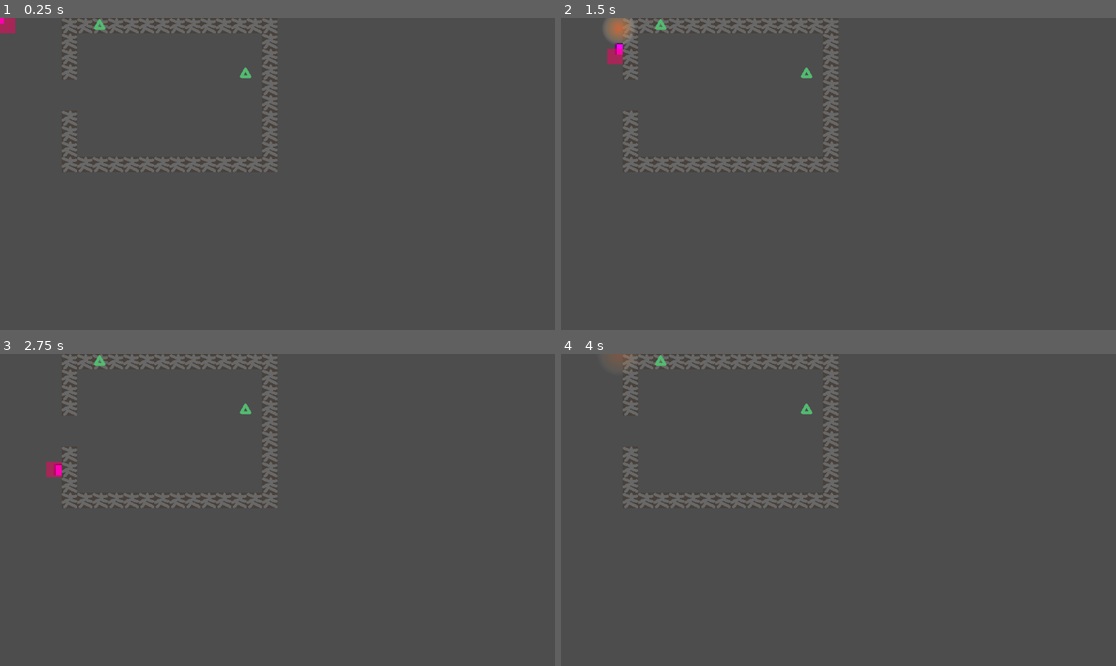
Above: before the commit, frames 1-4 (two rows, left to right).
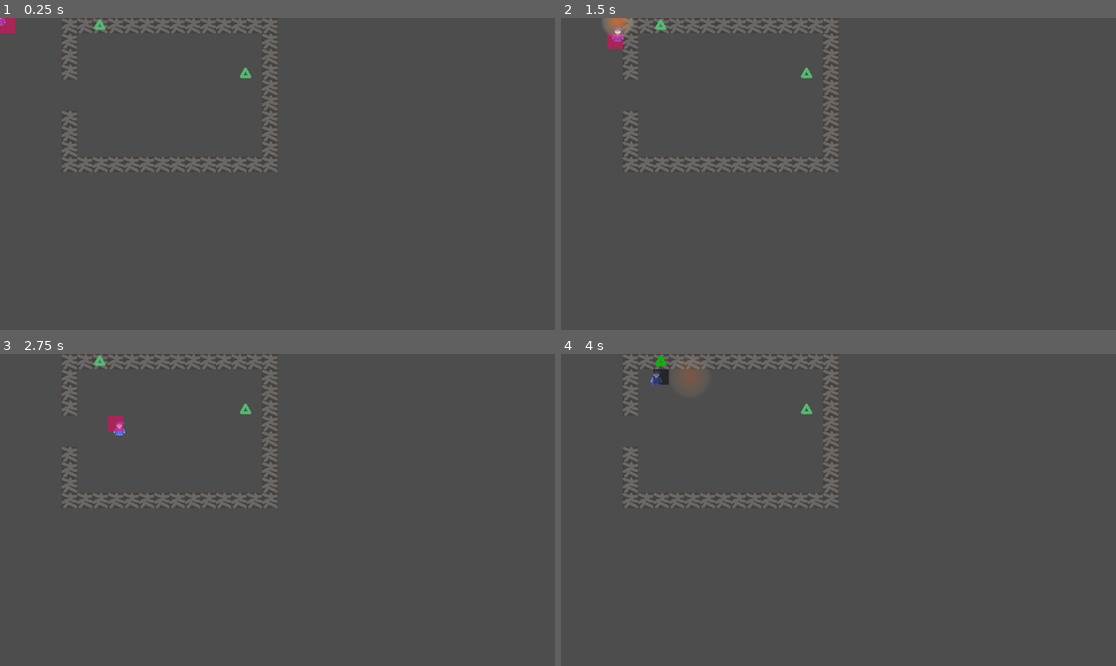
Above: after the commit, the same moments.

Repository: JoshuaKlot/gdg-game-jam-5
Game: Godot game, scene res://scene/game.tscn
The game is run twice, just before and just after one commit, with the same random seed, the same clock (stepped at 60 frames per second) and the same inputs.
Inputs:
- Up to frame 1 (0.25 s): no input
- Up to frame 2 (1.5 s): tap Enter at 0.5 s; hold D (p_right) 0.53-1.28 s; hold Space (p_cast) 0.53-1.28 s; hold S (p_down) from 1.28 s (still down); tap Space (p_cast) at 1.35 s
- Up to frame 3 (2.75 s): release S (p_down) at 2.03 s; hold D (p_right) from 2.03 s (still down); hold Space (p_cast) from 2.03 s (still down)
- Up to frame 4 (4 s): release D (p_right) at 2.78 s; release Space (p_cast) at 2.78 s; hold W (p_up) 2.78-3.53 s; tap Space (p_cast) at 2.85 s; hold A (p_left) from 3.53 s (still down); hold Space (p_cast) from 3.53 s (still down)

The runs differ from the first frame. In frame 1, less than 0.1% of the frame differs, in the area x 0-2%, y 0-3%; in frame 2, 0.4%; in frame 3, 0.3%; in frame 4, 0.5%, in the area x 8-26%, y 0-12%.

Commit message:
adapt to wizard sprite

Diff:
--- a/scene/player.gd
+++ b/scene/player.gd
@@ -1,8 +1,9 @@
 extends CharacterBody2D
 
 
-const SPEED = 320.0
-const DECEL = 45.0
+const SPEED = 200.0
+const ACCEL = 2400.0
+const DECEL = 1000.0
 
 var sigil_layer: TileMapLayer = null
 
@@ -34,13 +35,13 @@
 
 		get_tree().root.add_child(spell)
 
-func _physics_process(_delta: float) -> void:
-	var move_vec := Input.get_vector("p_left", "p_right", "p_up", "p_down") * SPEED
+func _physics_process(delta: float) -> void:
+	var move_vec := Input.get_vector("p_left", "p_right", "p_up", "p_down")
 
 	if move_vec:
-		velocity = move_vec
+		velocity = velocity.move_toward(move_vec * SPEED, ACCEL * delta)
 	else:
-		velocity = velocity.move_toward(Vector2.ZERO, DECEL)
+		velocity = velocity.move_toward(Vector2.ZERO, DECEL * delta)
 
 	move_and_slide()
 
--- a/scene/player.tscn
+++ b/scene/player.tscn
@@ -1,13 +1,11 @@
 [gd_scene load_steps=6 format=3 uid="uid://b68gom3wdvx83"]
 
 [ext_resource type="Script" uid="uid://c02m2ffgkcsit" path="res://scene/player.gd" id="1_xo3ru"]
-
-[sub_resource type="PlaceholderTexture2D" id="PlaceholderTexture2D_4qnqm"]
-size = Vector2(16, 24)
+[ext_resource type="Texture2D" uid="uid://dsp6vdham2iro" path="res://asset/wizard.png" id="2_hjaqi"]
 
 [sub_resource type="CapsuleShape2D" id="CapsuleShape2D_xo3ru"]
-radius = 8.0
-height = 24.0
+radius = 10.16
+height = 32.0
 
 [sub_resource type="Gradient" id="Gradient_xo3ru"]
 offsets = PackedFloat32Array(1)
@@ -23,7 +21,7 @@
 script = ExtResource("1_xo3ru")
 
 [node name="Sprite2D" type="Sprite2D" parent="."]
-texture = SubResource("PlaceholderTexture2D_4qnqm")
+texture = ExtResource("2_hjaqi")
 
 [node name="CollisionShape2D" type="CollisionShape2D" parent="."]
 shape = SubResource("CapsuleShape2D_xo3ru")
--- a/scene/torch.gd
+++ b/scene/torch.gd
@@ -1,6 +1,7 @@
 extends AnimatedSprite2D
 
 @onready var area: Area2D = $Area2D
+@onready var flame_audio: AudioStreamPlayer2D = $FlameAudio
 
 var on_fire := false
 
@@ -14,13 +15,9 @@
 	area.area_entered.connect(_area_entered)
 	pass # Replace with function body.
 
-
-# Called every frame. 'delta' is the elapsed time since the previous frame.
-func _process(delta: float) -> void:
-	pass
-
 func enflame() -> void:
 	if not on_fire:
 		# Do stuff: play ignition sound
 		on_fire = true
 		animation = "lit"
+		flame_audio.play()
--- a/scene/torch.tscn
+++ b/scene/torch.tscn
@@ -1,12 +1,13 @@
-[gd_scene load_steps=8 format=3 uid="uid://beppvlffivbr4"]
+[gd_scene load_steps=9 format=3 uid="uid://beppvlffivbr4"]
 
 [ext_resource type="Texture2D" uid="uid://c1vnxeinu0v3u" path="res://asset/environment.png" id="1_icg1l"]
 [ext_resource type="Script" uid="uid://cq81ghyyvy0nf" path="res://scene/torch.gd" id="1_lf4n2"]
 [ext_resource type="Texture2D" uid="uid://du815u4w13fvj" path="res://asset/sigils.png" id="2_36k3j"]
+[ext_resource type="AudioStream" uid="uid://dt1meknx8qt7y" path="res://asset/heat_loop1-105627.mp3" id="4_36k3j"]
 
-[sub_resource type="AtlasTexture" id="AtlasTexture_fskki"]
+[sub_resource type="AtlasTexture" id="AtlasTexture_36k3j"]
 atlas = ExtResource("1_icg1l")
-region = Rect2(0, 0, 64, 64)
+region = Rect2(0, 0, 32, 32)
 
 [sub_resource type="AtlasTexture" id="AtlasTexture_icg1l"]
 atlas = ExtResource("2_36k3j")
@@ -16,7 +17,7 @@
 animations = [{
 "frames": [{
 "duration": 1.0,
-"texture": SubResource("AtlasTexture_fskki")
+"texture": SubResource("AtlasTexture_36k3j")
 }],
 "loop": true,
 "name": &"lit",
@@ -44,3 +45,7 @@
 
 [node name="CollisionShape2D" type="CollisionShape2D" parent="Area2D"]
 shape = SubResource("RectangleShape2D_icg1l")
+
+[node name="FlameAudio" type="AudioStreamPlayer2D" parent="."]
+stream = ExtResource("4_36k3j")
+parameters/looping = true
Binary file added: asset/wizard.png
Not shown, added: asset/wizard.png.import
